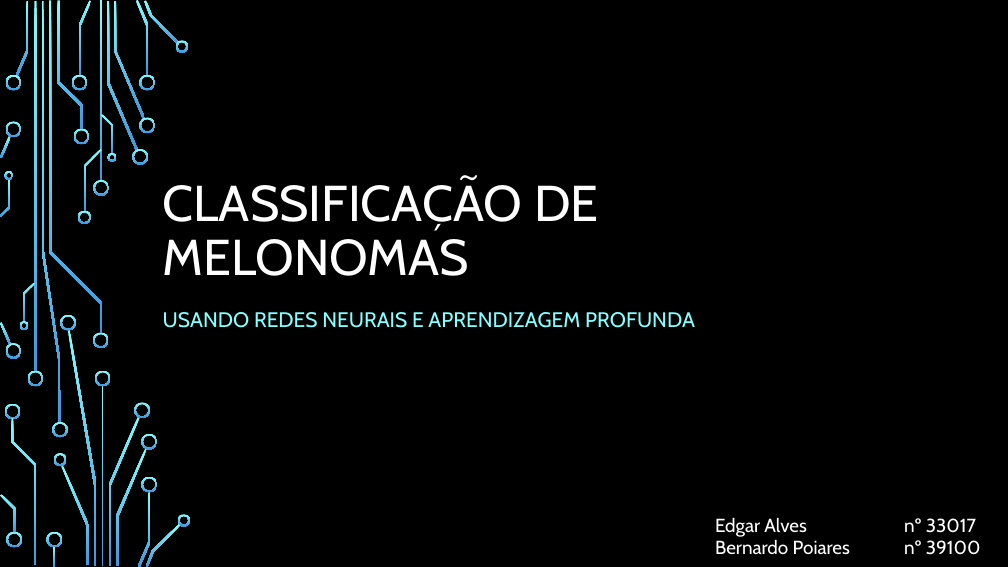
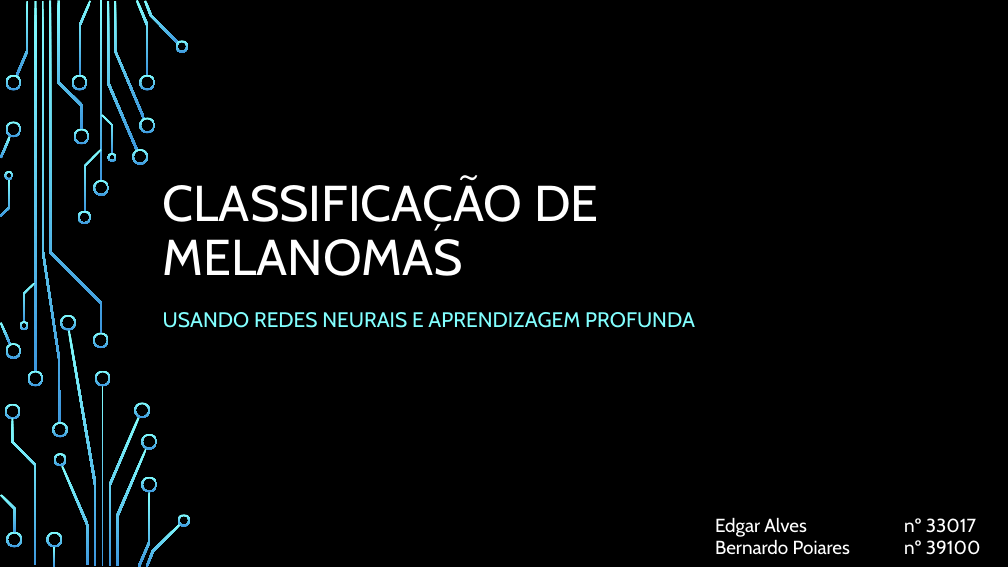
Before and after one commit to edgaralves33017/AB2023_2024v, a slide deck: slide 1 of proj1/apresentacao/apr1.pptx. Drawn at 1008x567 pixels with LibreOffice and Linux fonts; fonts in the diff are those of the drawing; background and template pictures are left out. Boxes give left, top, right and bottom in pixels: in the first picture for what was removed or moved away, otherwise in the second. Text is boxed around its words. In the diff, an @@ line names an element or a change of style, - is before the commit and + after.

```diff
--- a/proj1/apresentacao/apr1.pptx
+++ b/proj1/apresentacao/apr1.pptx
@@ title at (163, 178, 599, 276): text changed @@
-CLASSIFICAÇÃO DE MELONOMAS
+CLASSIFICAÇÃO DE MELANOMAS
```
Also in this commit, not shown: 2 other slides changed, 3 slides added, 4 other files.
